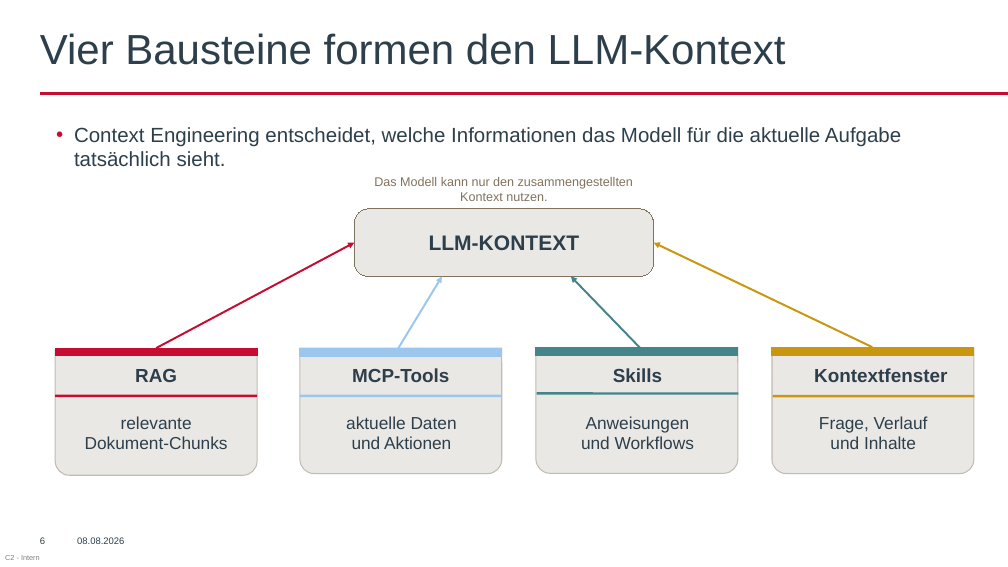
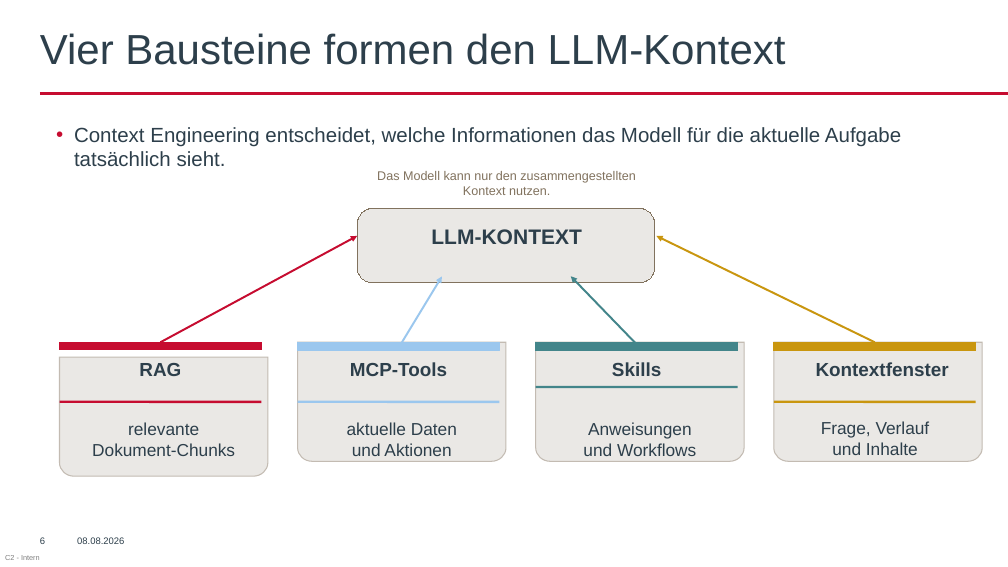
Before and after one commit to AkrosAG/RAG-Workshop, a slide deck: slide 6 of RAG_Workshop.pptx. Drawn at 1008x567 pixels with LibreOffice and Linux fonts; fonts in the diff are those of the drawing; background and template pictures are left out. Boxes give left, top, right and bottom in pixels: in the first picture for what was removed or moved away, otherwise in the second. Text is boxed around its words. In the diff, an @@ line names an element or a change of style, - is before the commit and + after.

```diff
--- a/RAG_Workshop.pptx
+++ b/RAG_Workshop.pptx
@@ rounded rectangle: place and size @@
-rounded rectangle at [355,209,654,277]
+rounded rectangle at [357,209,655,283]
@@ 2 rectangles, 1 text, 1 arrow: place and size @@
-2 rectangles, 1 text, 1 arrow at [55,243,973,382]
+2 rectangles, 1 text, 1 arrow at [60,236,976,376]
@@ 5 texts, 2 rectangles, 1 line, 1 arrow: place and size @@
-5 texts, 2 rectangles, 1 line, 1 arrow at [300,177,947,393]
+5 texts, 2 rectangles, 1 line, 1 arrow at [298,171,949,387]
@@ freeform shape: place and size @@
-freeform shape at [55,350,257,476]
+freeform shape at [60,357,268,476]
@@ freeform shape: place and size @@
-freeform shape at [300,348,502,473]
+freeform shape at [298,343,507,461]
@@ freeform shape: place and size @@
-freeform shape at [536,348,738,473]
+freeform shape at [536,343,745,461]
@@ freeform shape: place and size @@
-freeform shape at [772,348,974,473]
+freeform shape at [774,343,983,461]
@@ text "relevante": place and size @@
-text "relevante" at [85,416,228,449]
+text "relevante" at [92,422,235,456]
@@ line moved from (55, 396) - (257, 396) to (60, 402) - (262, 402) @@
@@ 2 lines, 1 text: place and size @@
-2 lines, 1 text at [300,396,975,449]
+2 lines, 1 text at [298,402,976,455]
@@ text "aktuelle Daten": place and size @@
-text "aktuelle Daten" at [346,416,457,449]
+text "aktuelle Daten" at [347,422,457,456]
@@ text "Anweisungen": place and size @@
-text "Anweisungen" at [581,416,694,449]
+text "Anweisungen" at [583,422,696,456]
```
Also in this commit, not shown: 15 other slides changed, 1 other file.
